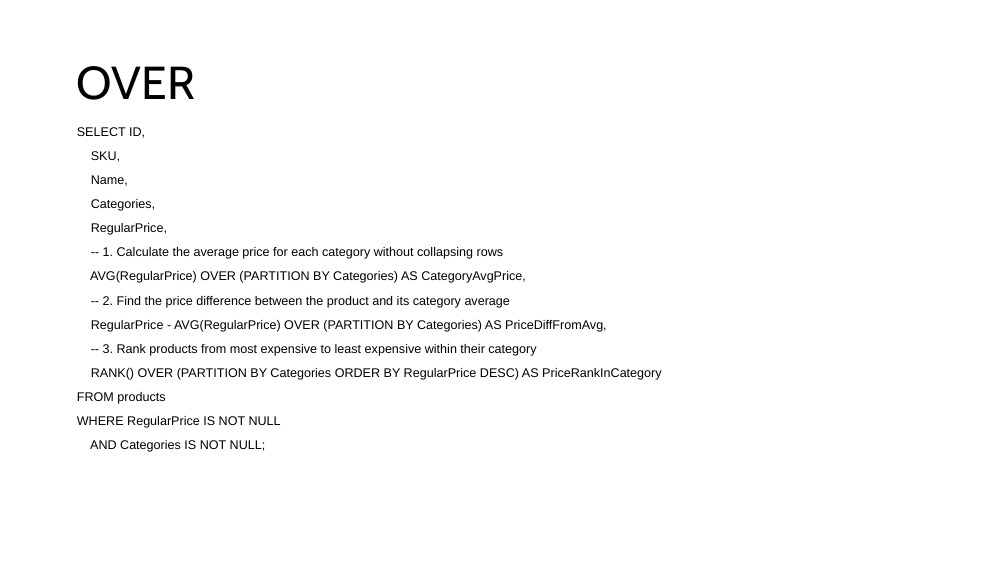
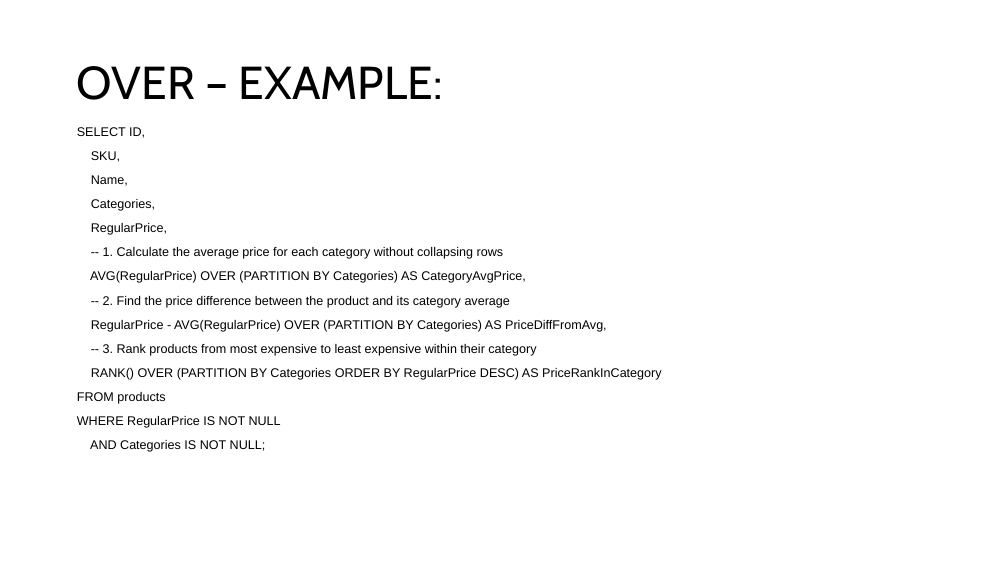
Before and after one commit to appjedi/youtube, a slide deck: slide 7 of SQL/Intro To SQL Day 10 Windows Functions.pptx (slide 5 before the commit). Drawn at 1008x567 pixels with LibreOffice and Linux fonts; fonts in the diff are those of the drawing. Boxes give left, top, right and bottom in pixels: in the first picture for what was removed or moved away, otherwise in the second. Text is boxed around its words. In the diff, an @@ line names an element or a change of style, - is before the commit and + after.

```diff
--- a/SQL/Intro To SQL Day 10 Windows Functions.pptx
+++ b/SQL/Intro To SQL Day 10 Windows Functions.pptx
@@ title at (x1=77, y1=66, x2=443, y2=100): text changed @@
-OVER
+OVER – EXAMPLE:
```
Also in this commit, not shown: 9 other slides changed, 12 slides added, 1 slide removed, 1 other file.
